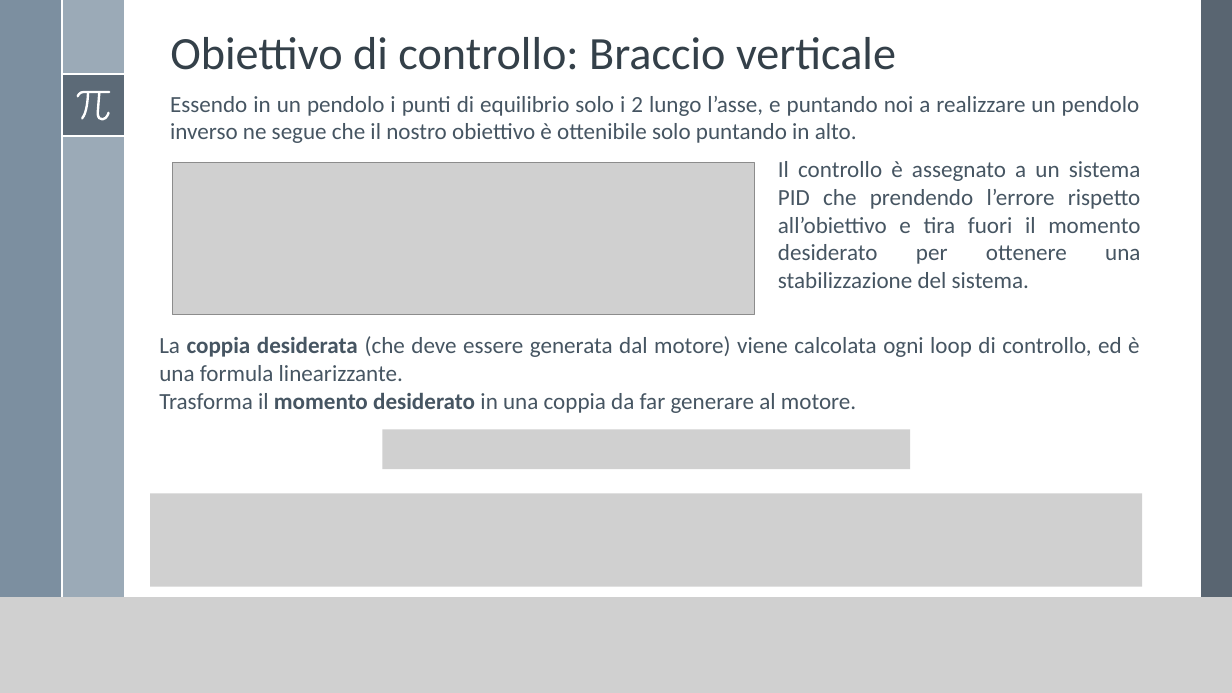
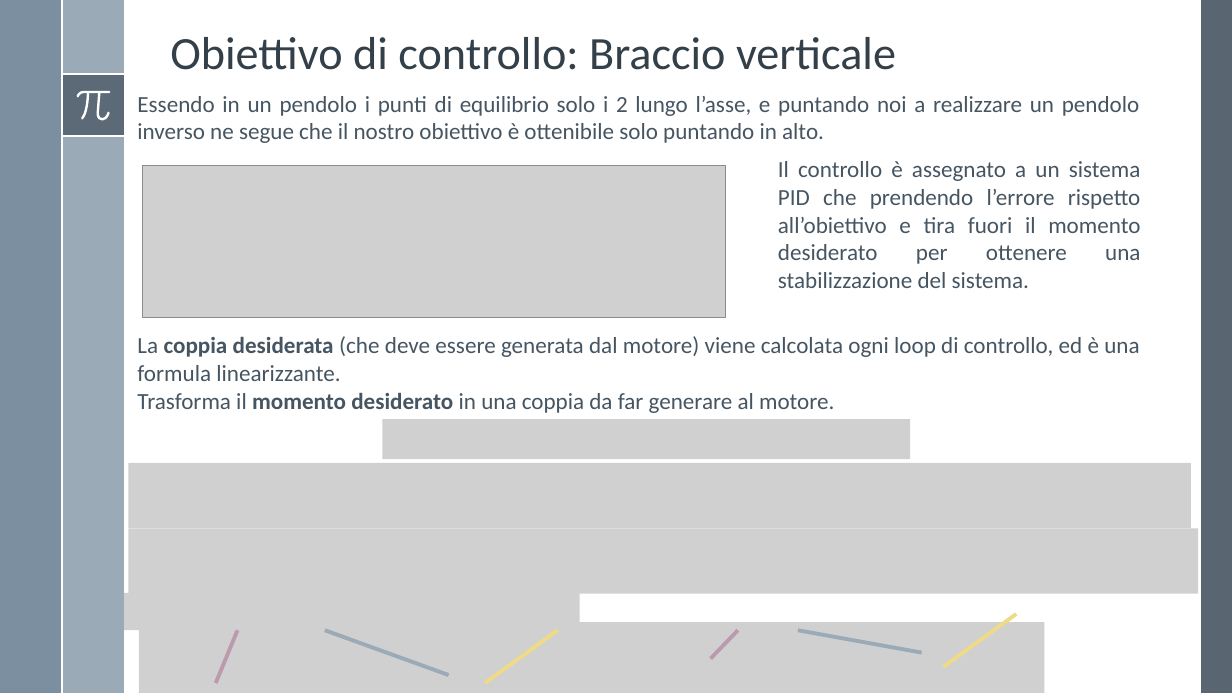
Before and after one commit to Alfystar/mv-Project, a slide deck: slide 5 of 00_Relazione/Simulazione sistema e Modello di controllo/Simulazione e Controllo.pptx. Drawn at 1232x693 pixels with LibreOffice and Linux fonts; fonts in the diff are those of the drawing; grey boxes stand for pictures. Boxes give left, top, right and bottom in pixels: in the first picture for what was removed or moved away, otherwise in the second. Text is boxed around its words. In the diff, an @@ line names an element or a change of style, - is before the commit and + after.

Commit message:
presentazione

```diff
--- a/00_Relazione/Simulazione sistema e Modello di controllo/Simulazione e Controllo.pptx
+++ b/00_Relazione/Simulazione sistema e Modello di controllo/Simulazione e Controllo.pptx
@@ text "Essendo in un pendolo i ..." rewrapped from bbox=[170, 96, 1139, 143] to bbox=[137, 96, 1139, 143] @@
@@ picture: place and size @@
-picture at bbox=[172, 163, 754, 314]
+picture at bbox=[143, 166, 726, 318]
@@ text "La coppia desiderata (che deve ..." rewrapped from bbox=[159, 336, 1139, 413] to bbox=[137, 336, 1139, 413] @@
@@ picture: place and size @@
-picture at bbox=[383, 430, 910, 470]
+picture at bbox=[383, 420, 910, 459]
@@ picture: place and size @@
-picture at bbox=[150, 494, 1141, 587]
+picture at bbox=[128, 463, 1191, 529]
@@ picture added at bbox=[128, 529, 1199, 594] @@
@@ picture added at bbox=[124, 593, 579, 630] @@
@@ picture: place and size @@
-picture at bbox=[0, 597, 1232, 693]
+picture at bbox=[139, 622, 1044, 693]
@@ line added from (944, 667) to (1017, 614), #EFDB85 3 pt @@
@@ line added from (215, 683) to (238, 630), #BC9AAE 3 pt @@
@@ line added from (324, 630) to (448, 676), #9BAAB7 3 pt @@
@@ line added from (485, 683) to (557, 630), #EFDB85 3 pt @@
@@ line added from (711, 659) to (738, 630), #BC9AAE 3 pt @@
@@ line added from (798, 630) to (921, 653), #9BAAB7 3 pt @@
```
Also in this commit, not shown: 2 other files.
